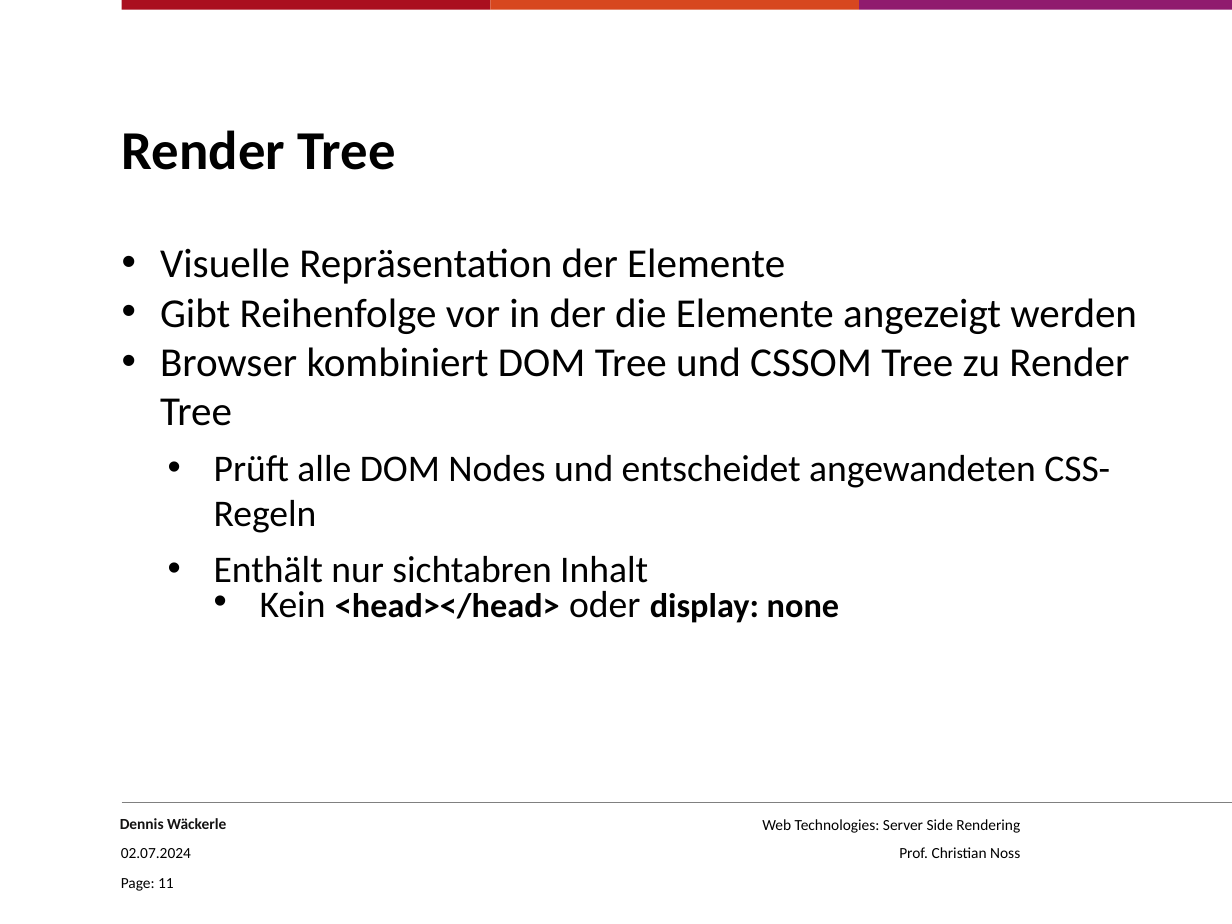
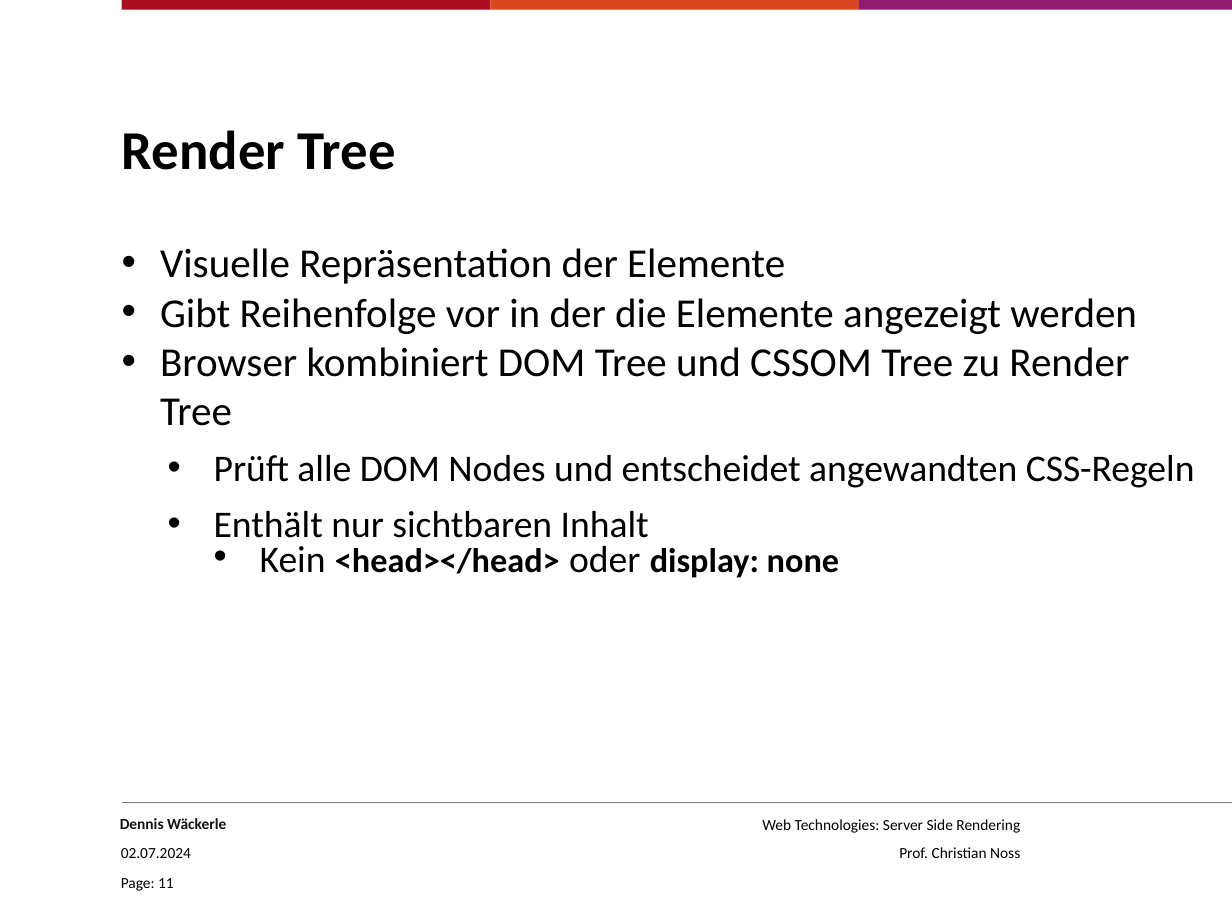
Before and after one commit to OliverWich/web-tech-ssr, a slide deck: slide 11 of ssr_presentation.pptx. Drawn at 1232x924 pixels with LibreOffice and Linux fonts; fonts in the diff are those of the drawing; background and template pictures are left out. Boxes give left, top, right and bottom in pixels: in the first picture for what was removed or moved away, otherwise in the second. Text is boxed around its words. In the diff, an @@ line names an element or a change of style, - is before the commit and + after.

```diff
--- a/ssr_presentation.pptx
+++ b/ssr_presentation.pptx
@@ text at box(214, 455, 1195, 538): text changed @@
-  • Prüft alle DOM Nodes und entscheidet angewandeten CSS-Regeln
-  • Enthält nur sichtabren Inhalt
+  • Prüft alle DOM Nodes und entscheidet angewandten CSS-Regeln
+  • Enthält nur sichtbaren Inhalt
```
Also in this commit, not shown: 2 other slides changed, 2 slides added, 2 other files.
